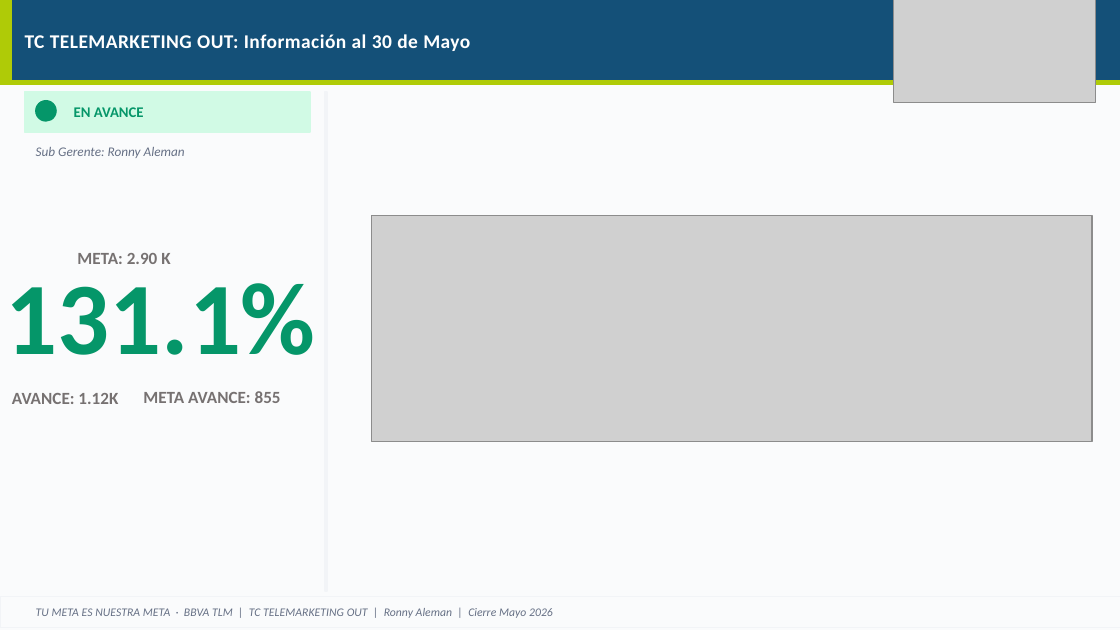
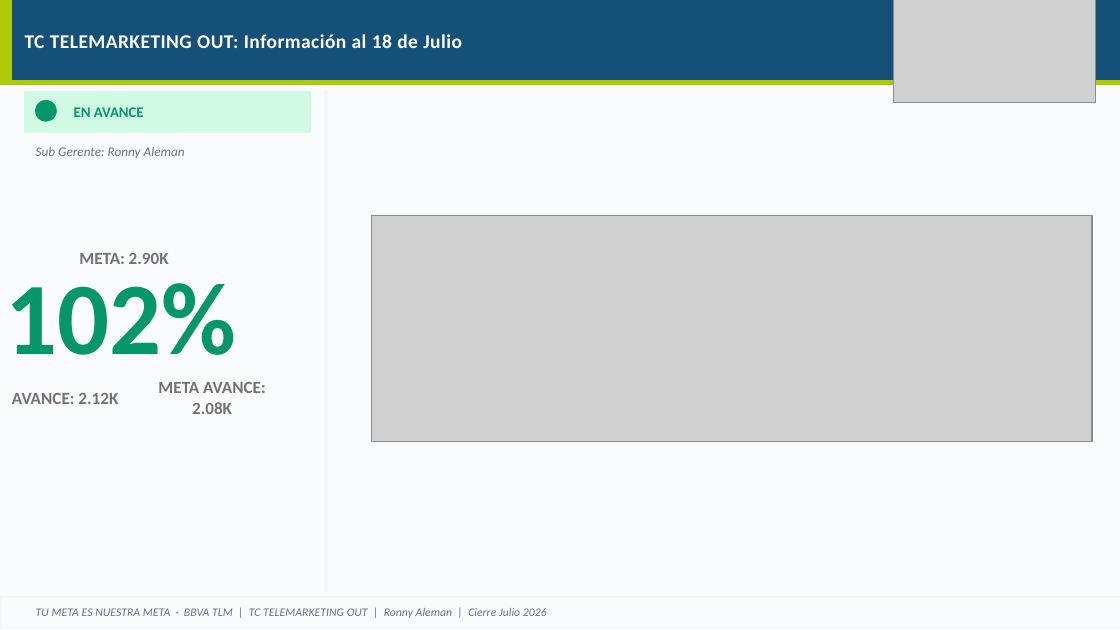
Before and after one commit to piere0405/streamlit_app, a slide deck: slide 17 of plantilla_campanias.pptx (slide 15 before the commit). Drawn at 1120x630 pixels with LibreOffice and Linux fonts; fonts in the diff are those of the drawing; grey boxes stand for pictures. Boxes give left, top, right and bottom in pixels: in the first picture for what was removed or moved away, otherwise in the second. Text is boxed around its words. In the diff, an @@ line names an element or a change of style, - is before the commit and + after.

```diff
--- a/plantilla_campanias.pptx
+++ b/plantilla_campanias.pptx
@@ text at (x1=25, y1=34, x2=462, y2=48): text changed @@
-TC TELEMARKETING OUT: Información al 30 de Mayo
+TC TELEMARKETING OUT: Información al 18 de Julio
@@ text at (x1=79, y1=253, x2=169, y2=264): spaces changed @@
-META: 2.90 K
+META: 2.90K
@@ text at (x1=6, y1=283, x2=237, y2=355): text changed @@
-131.1%
+102%
@@ text at (x1=158, y1=382, x2=266, y2=414): text changed @@
-META AVANCE: 855
+META AVANCE: 2.08K
@@ text at (x1=12, y1=393, x2=118, y2=404): text changed @@
-AVANCE: 1.12K
+AVANCE: 2.12K
@@ text at (x1=36, y1=608, x2=547, y2=618): text changed @@
-TU META ES NUESTRA META · BBVA TLM | TC TELEMARKETING OUT | Ronny Aleman | Cierre Mayo 2026
+TU META ES NUESTRA META · BBVA TLM | TC TELEMARKETING OUT | Ronny Aleman | Cierre Julio 2026
```
Also in this commit, not shown: 34 other slides changed, 2 slides removed, 4 other files.
